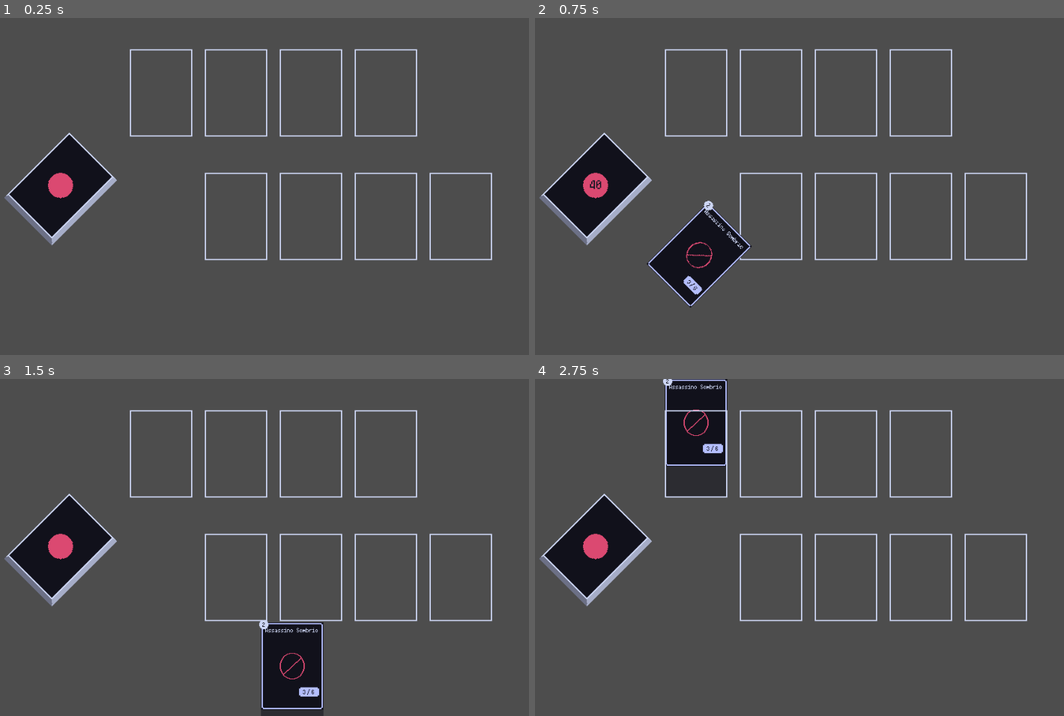
Above: before the commit, frames 1-4 (two rows, left to right).
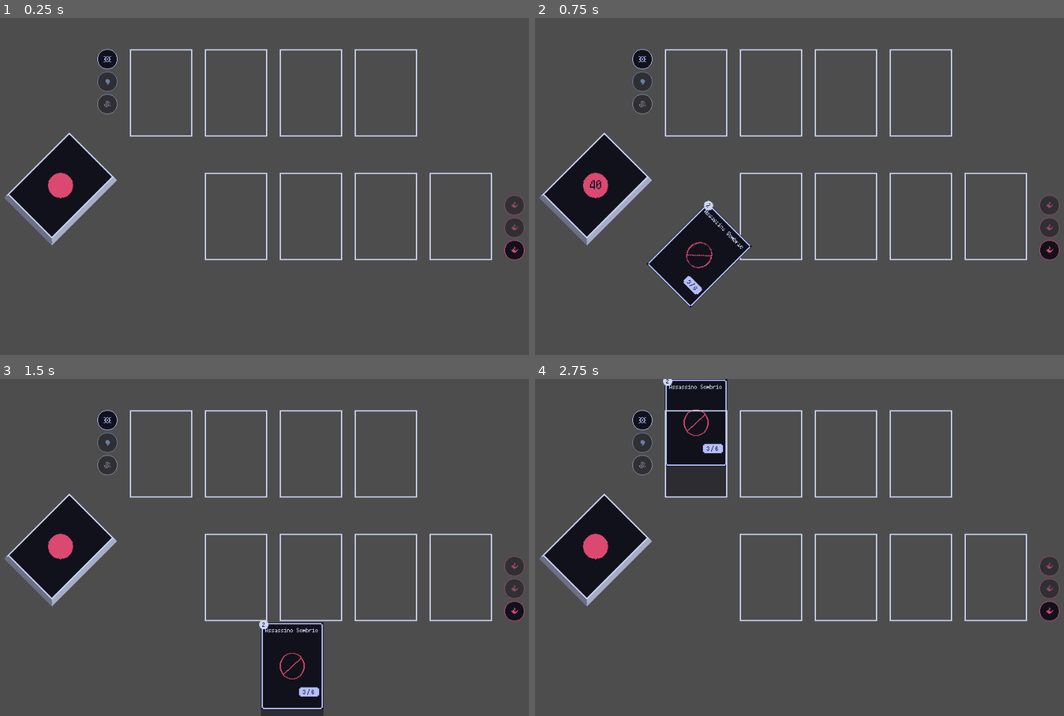
Above: after the commit, the same moments.

Repository: Ilwel/tcg-godot
Game: Godot game, scene res://scenes/DuelGameScreen.tscn
The game is run twice, just before and just after one commit, with the same random seed, the same clock (stepped at 60 frames per second) and the same inputs.
Inputs (mouse positions are in pixels of both pictures, inside the frame that each line leads up to):
- Up to frame 1 (0.25 s): no input
- Up to frame 2 (0.75 s): tap Enter at 0.5 s; drag from (593, 189) to (693, 92) at 0.52 s
- Up to frame 3 (1.5 s): drag from (290, 695) to (158, 453) at 1.27 s
- Up to frame 4 (2.75 s): click (693, 453) at 2.17 s

The runs differ from the first frame. In frame 1, 1.0% of the frame differs, in the area x 18-100%, y 9-72%; in frame 2, 1.0%; in frame 3, 1.0%; in frame 4, 1.0%.

Commit message:
feat: runes layout

Diff:
--- a/scenes/Fields.tscn
+++ b/scenes/Fields.tscn
@@ -1,5 +1,6 @@
-[gd_scene load_steps=2 format=3 uid="uid://dldvyaaoybfb7"]
+[gd_scene load_steps=3 format=3 uid="uid://dldvyaaoybfb7"]
 
+[ext_resource type="PackedScene" uid="uid://ci10ce30hduqg" path="res://scenes/Rune.tscn" id="1_is5d7"]
 [ext_resource type="PackedScene" uid="uid://45lkg4x1qc3t" path="res://scenes/CardSlot.tscn" id="1_yqmkh"]
 
 [node name="Fields" type="CenterContainer"]
@@ -12,6 +13,24 @@
 [node name="HBoxContainer" type="HBoxContainer" parent="."]
 layout_mode = 2
 theme_override_constants/separation = 20
+
+[node name="HBoxContainer3" type="VBoxContainer" parent="HBoxContainer"]
+layout_mode = 2
+
+[node name="Rune" parent="HBoxContainer/HBoxContainer3" instance=ExtResource("1_is5d7")]
+layout_mode = 2
+rune_type = 4
+enabled = true
+
+[node name="Rune2" parent="HBoxContainer/HBoxContainer3" instance=ExtResource("1_is5d7")]
+layout_mode = 2
+rune_type = 1
+enabled = null
+
+[node name="Rune3" parent="HBoxContainer/HBoxContainer3" instance=ExtResource("1_is5d7")]
+layout_mode = 2
+rune_type = 3
+enabled = null
 
 [node name="CardSlot" parent="HBoxContainer" instance=ExtResource("1_yqmkh")]
 layout_mode = 2
@@ -46,3 +65,19 @@
 
 [node name="CardSlot2" parent="HBoxContainer/VBoxContainer" instance=ExtResource("1_yqmkh")]
 layout_mode = 2
+
+[node name="HBoxContainer2" type="VBoxContainer" parent="HBoxContainer"]
+layout_mode = 2
+alignment = 2
+
+[node name="Rune" parent="HBoxContainer/HBoxContainer2" instance=ExtResource("1_is5d7")]
+layout_mode = 2
+enabled = null
+
+[node name="Rune2" parent="HBoxContainer/HBoxContainer2" instance=ExtResource("1_is5d7")]
+layout_mode = 2
+enabled = null
+
+[node name="Rune3" parent="HBoxContainer/HBoxContainer2" instance=ExtResource("1_is5d7")]
+layout_mode = 2
+enabled = true
--- /dev/null
+++ b/scenes/Rune.tscn
@@ -0,0 +1,18 @@
+[gd_scene load_steps=3 format=3 uid="uid://ci10ce30hduqg"]
+
+[ext_resource type="Texture2D" uid="uid://bveaxg7di016q" path="res://assets/runes/FireRune.png" id="1_x1jr1"]
+[ext_resource type="Script" uid="uid://c55515d7qsxac" path="res://scripts/Rune.gd" id="1_yrrjd"]
+
+[node name="Rune" type="Control"]
+custom_minimum_size = Vector2(32, 32)
+layout_mode = 3
+anchors_preset = 0
+offset_left = -16.0
+offset_top = -16.0
+offset_right = 16.0
+offset_bottom = 16.0
+script = ExtResource("1_yrrjd")
+
+[node name="RuneSprite" type="Sprite2D" parent="."]
+texture = ExtResource("1_x1jr1")
+offset = Vector2(16, 16)
--- /dev/null
+++ b/scripts/Rune.gd
@@ -0,0 +1,35 @@
+@tool
+extends Control
+
+enum RuneType { FIRE, WATER, EARTH, AIR, DARK, LIGHT }
+@export var rune_type: RuneType
+@onready var sprite: Sprite2D = $RuneSprite
+@export var enabled:bool = false
+
+func get_rune_sprite():
+	if rune_type == RuneType.FIRE:
+		return preload("res://assets/runes/FireRune.png")
+	elif rune_type == RuneType.WATER:
+		return preload("res://assets/runes/WaterRune.png")
+	elif rune_type == RuneType.EARTH:
+		return preload("res://assets/runes/EarthRune.png")
+	elif rune_type == RuneType.AIR:
+		return preload("res://assets/runes/AirRune.png")
+	elif rune_type == RuneType.DARK:
+		return preload("res://assets/runes/DarkRune.png")
+	elif rune_type == RuneType.LIGHT:
+		return preload("res://assets/runes/LightRune.png")
+
+# Called when the node enters the scene tree for the first time.
+func _ready() -> void:
+	sprite.texture = get_rune_sprite()
+
+
+
+# Called every frame. 'delta' is the elapsed time since the previous frame.
+func _process(delta: float) -> void:
+	sprite.texture = get_rune_sprite()
+	if !enabled:
+		sprite.modulate.a = 0.5
+	else:
+		sprite.modulate.a = 1
Binary file added: assets/runes/AirRune.png
Not shown, added: assets/runes/AirRune.png.import
Binary file added: assets/runes/DarkRune.png
Not shown, added: assets/runes/DarkRune.png.import
Binary file added: assets/runes/EarthRune.png
Not shown, added: assets/runes/EarthRune.png.import
Binary file added: assets/runes/FireRune.png
Not shown, added: assets/runes/FireRune.png.import
Binary file added: assets/runes/LightRune.png
Not shown, added: assets/runes/LightRune.png.import
Binary file added: assets/runes/WaterRune.png
Not shown, added: assets/runes/WaterRune.png.import
(and 1 more such lines)
